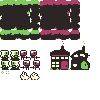
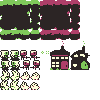
Layered file, before and after one edit (100×100). Changes by layer:
painted on "Background" over bbox(0, 51, 49, 90)
